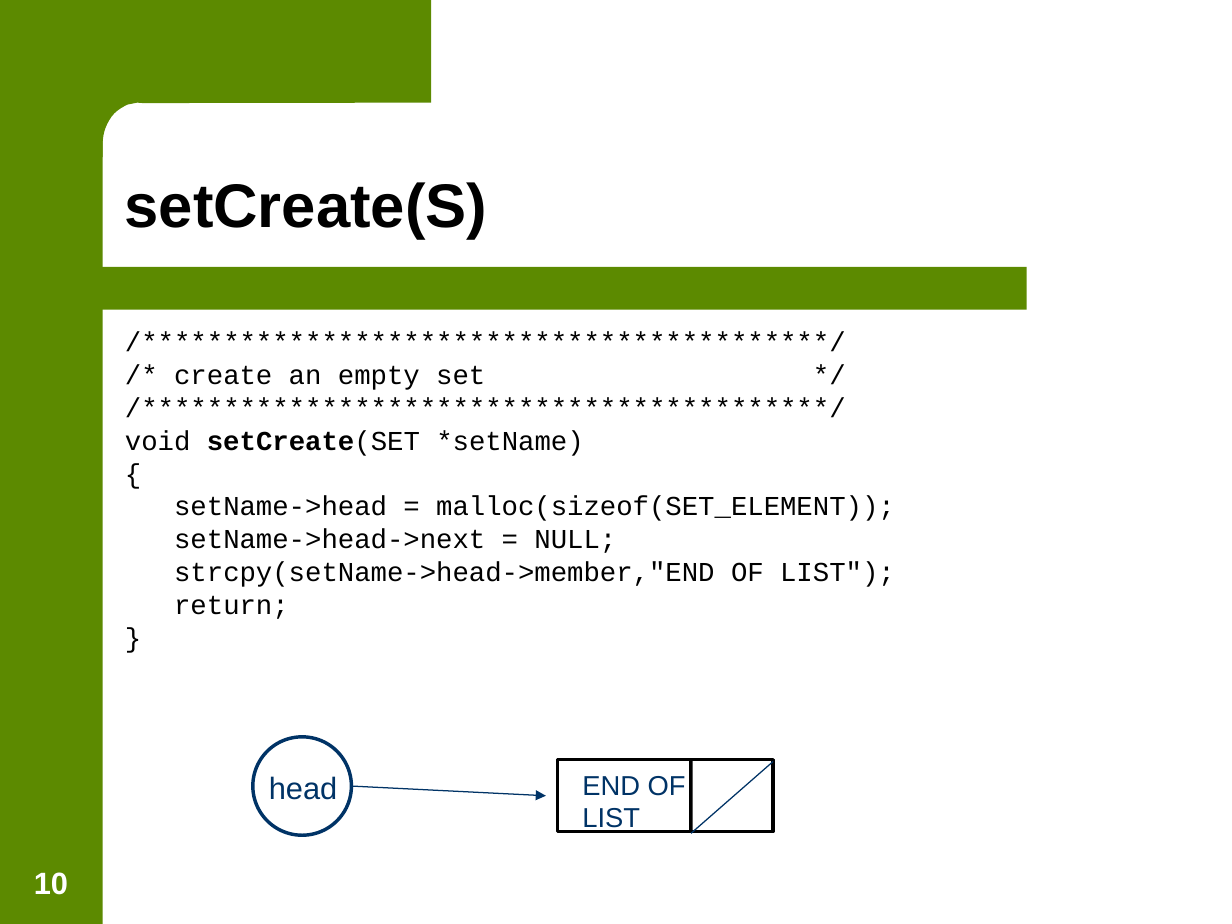
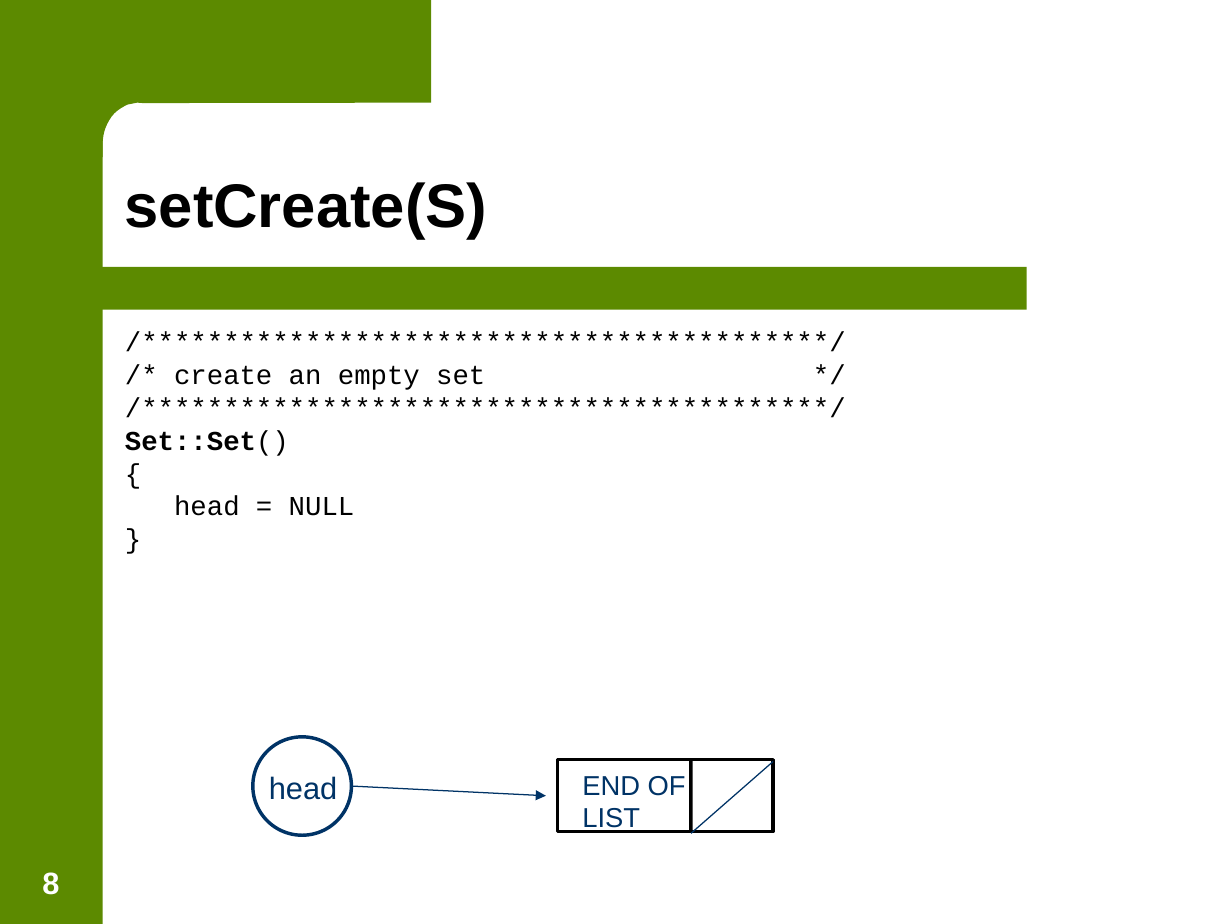
Before and after one commit to jasongraalum/NB_2018, a slide deck: slide 8 of Summer/Material/Lecture_Slides/Lecture 11 - Trees.ppt (slide 10 before the commit). Drawn at 1232x924 pixels with LibreOffice and Linux fonts; fonts in the diff are those of the drawing; background and template pictures are left out. Boxes give left, top, right and bottom in pixels: in the first picture for what was removed or moved away, otherwise in the second. Text is boxed around its words. In the diff, an @@ line names an element or a change of style, - is before the commit and + after.

Commit message:
Added new Linked List Practice Part II doc and code for Part

```diff
--- a/Summer/Material/Lecture_Slides/Lecture 11 - Trees.ppt
+++ b/Summer/Material/Lecture_Slides/Lecture 11 - Trees.ppt
@@ text at <box>125,430,289,456</box>: text changed; bold on @@
-void setCreate(SET *setName)
+Set::Set()
@@ text at <box>174,496,355,516</box>: text changed @@
-setName->head = malloc(sizeof(SET_ELEMENT));
-setName->head->next = NULL;
-strcpy(setName->head->member,"END OF LIST");
-return;
+head = NULL
@@ page number at <box>42,872,59,895</box>: text changed @@
-10
+8
```
Also in this commit, not shown: 9 other slides changed, 2 slides removed, 11 other files.
